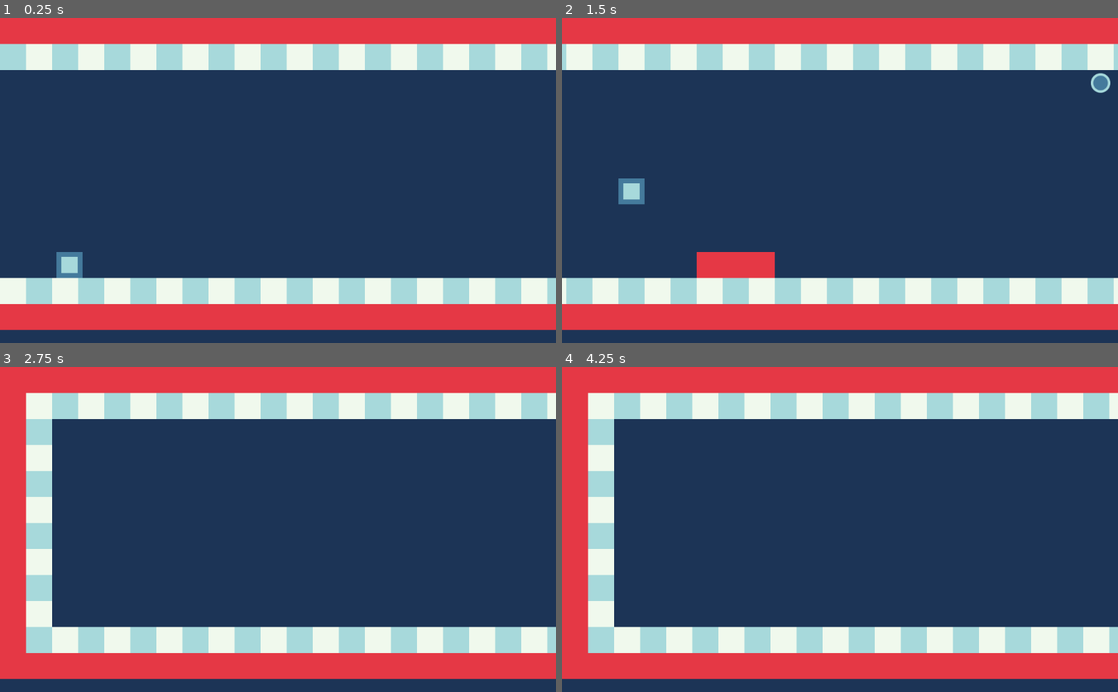
Above: before the commit, frames 1-4 (two rows, left to right).
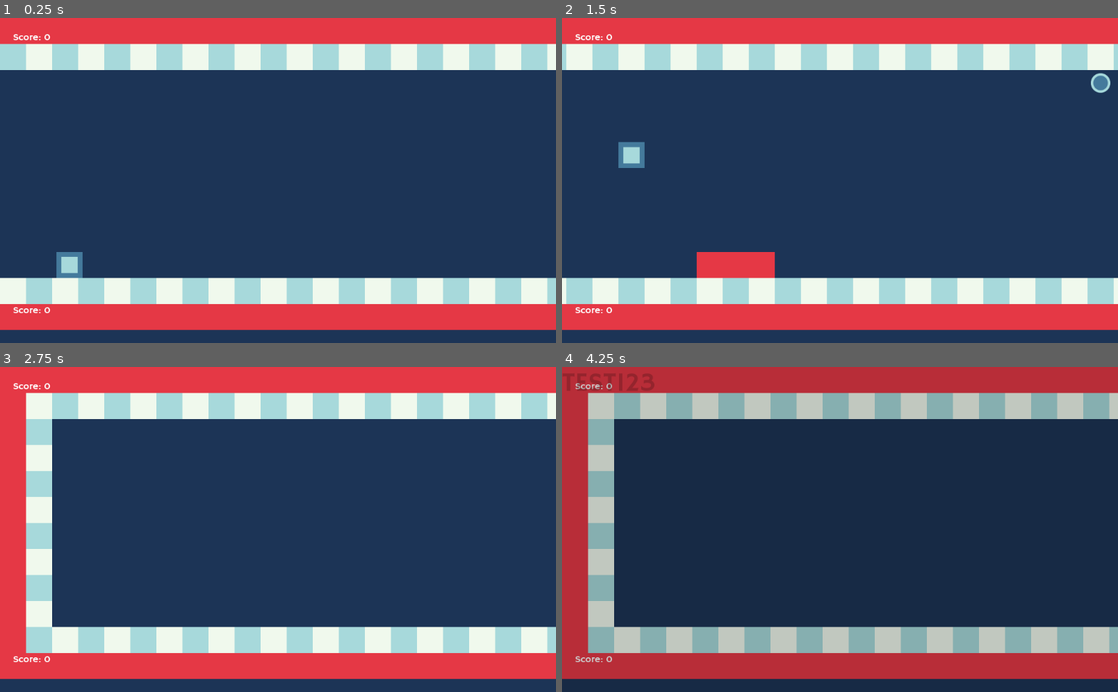
Above: after the commit, the same moments.

Repository: hardwin27/Switch-Sides
Game: Godot game, scene res://Stages/StageTutorial.tscn
Same seed, same stepped clock (60 frames per second), same inputs: the game is played once before the commit and once after it.
Inputs:
- Up to frame 1 (0.25 s): no input
- Up to frame 2 (1.5 s): hold Space (switch_sides) 0.53-1.28 s; tap Space (switch_sides) at 1.35 s
- Up to frame 3 (2.75 s): tap Enter at 2 s; hold Space (switch_sides) from 2.03 s (still down)
- Up to frame 4 (4.25 s): release Space (switch_sides) at 2.78 s; tap Space (switch_sides) at 2.85 s; tap Enter at 3.5 s; hold Space (switch_sides) from 3.53 s (still down); tap Escape (pause, bound only after the commit) at 4.15 s

The runs differ from the first frame. In frame 1, 0.1% of the frame differs, in the area x 2-9%, y 4-91%; in frame 2, 0.9%; in frame 3, 0.1%; in frame 4, 38%, in the area x 0-100%, y 0-96%.

Commit message:
Progress: add pause

Diff:
--- a/Characters/Player.gd
+++ b/Characters/Player.gd
@@ -6,8 +6,9 @@
 	is_collide_with_deadly_object()
 
 func _input(event: InputEvent) ->void:
-	if event.is_action_pressed("switch_sides") and is_on_floor() or is_on_ceiling():
-		_speed.y *= -1
+	if event.is_action_pressed("switch_sides"):
+		if is_on_floor() or is_on_ceiling():
+			_speed.y *= -1
 
 func is_collide_with_deadly_object() -> void:
 	var collision_index = get_slide_count()
--- /dev/null
+++ b/Characters/PlayerData.gd
@@ -0,0 +1,19 @@
+extends Node
+
+signal score_updated
+signal player_died
+
+var score: = 0 setget set_score
+var death_count: = 0 setget set_death_count
+
+func reset() -> void:
+	score = 0
+	death_count = 0
+
+func set_score(value: int) -> void:
+	score = value
+	emit_signal("score_updated")
+
+func set_death_count(value: int) -> void:
+	death_count = value
+	emit_signal("player_died")
--- /dev/null
+++ b/Characters/PlayerData.tscn
@@ -0,0 +1,6 @@
+[gd_scene load_steps=2 format=2]
+
+[ext_resource path="res://Characters/PlayerData.gd" type="Script" id=1]
+
+[node name="PlayerData" type="Node"]
+script = ExtResource( 1 )
--- a/Object/Coin.gd
+++ b/Object/Coin.gd
@@ -2,8 +2,11 @@
 
 onready var _animation_player: = $AnimationPlayer
 
+export var score_value: = 100
+
 func _on_Coin_body_entered(body):
 	_animation_player.play("picked")
+	PlayerData.score += score_value
 
 func _on_AnimationPlayer_animation_finished(anim_name):
 	if anim_name == "picked":
--- a/Stages/StageTutorial.tscn
+++ b/Stages/StageTutorial.tscn
@@ -6,6 +6,7 @@
 [ext_resource path="res://assets/BlueTile2.png" type="Texture" id=4]
 [ext_resource path="res://Object/Coin.tscn" type="PackedScene" id=5]
 [ext_resource path="res://Characters/Player.tscn" type="PackedScene" id=6]
+[ext_resource path="res://UserInterface/InGameUi.tscn" type="PackedScene" id=7]
 
 [sub_resource type="ConvexPolygonShape2D" id=1]
 points = PoolVector2Array( 0, 0, 48, 0, 48, 48, 0, 48 )
@@ -88,6 +89,10 @@
 "_edit_horizontal_guides_": [ 0.0, 600.0 ],
 "_edit_vertical_guides_": [ 9552.0 ]
 }
+
+[node name="Ui" type="CanvasLayer" parent="."]
+
+[node name="InGameUi" parent="Ui" instance=ExtResource( 7 )]
 
 [node name="BackgroundLayer" type="CanvasLayer" parent="."]
 layer = -100
--- /dev/null
+++ b/UserInterface/InGameUi.gd
@@ -0,0 +1,27 @@
+extends Control
+
+onready var score_label_ceiling: = $ScoreLabelCeiling
+onready var score_label_floor: = $ScoreLabelFloor
+onready var score_label_text = score_label_ceiling.text
+onready var scene_tree: = get_tree()
+onready var pause_menu: = $PauseMenu
+
+var paused: = false setget set_paused
+
+func _ready() -> void:
+	PlayerData.connect("score_updated", self, "update_screen")
+	update_screen()
+
+func _unhandled_input(event: InputEvent) ->void:
+	if event.is_action_pressed("pause"):
+		self.paused = not paused
+
+
+func update_screen() -> void:
+	score_label_ceiling.text = score_label_text % PlayerData.score
+	score_label_floor.text = score_label_text % PlayerData.score
+
+func set_paused(value: bool) -> void:
+	paused = value
+	scene_tree.paused = value
+	pause_menu.visible = value
--- /dev/null
+++ b/UserInterface/InGameUi.tscn
@@ -0,0 +1,40 @@
+[gd_scene load_steps=4 format=2]
+
+[ext_resource path="res://assets/UiTheme.tres" type="Theme" id=1]
+[ext_resource path="res://UserInterface/InGameUi.gd" type="Script" id=2]
+[ext_resource path="res://UserInterface/ScreenTitle.tscn" type="PackedScene" id=3]
+
+[node name="InGameUi" type="Control"]
+pause_mode = 2
+anchor_right = 1.0
+anchor_bottom = 1.0
+theme = ExtResource( 1 )
+script = ExtResource( 2 )
+__meta__ = {
+"_edit_use_anchors_": false
+}
+
+[node name="ScoreLabelCeiling" type="Label" parent="."]
+margin_left = 24.0
+margin_top = 24.0
+margin_right = 64.0
+margin_bottom = 48.0
+text = "Score: %s"
+
+[node name="ScoreLabelFloor" type="Label" parent="."]
+margin_left = 24.0
+margin_top = 528.0
+margin_right = 109.0
+margin_bottom = 552.0
+text = "Score: %s"
+
+[node name="PauseMenu" type="ColorRect" parent="."]
+visible = false
+modulate = Color( 0, 0, 0, 0.196078 )
+anchor_right = 1.0
+anchor_bottom = 1.0
+__meta__ = {
+"_edit_use_anchors_": false
+}
+
+[node name="PauseTitle" parent="PauseMenu" instance=ExtResource( 3 )]
--- /dev/null
+++ b/UserInterface/ScreenTitle.tscn
@@ -0,0 +1,9 @@
+[gd_scene load_steps=2 format=2]
+
+[ext_resource path="res://assets/Font/TitleFont.tres" type="DynamicFont" id=1]
+
+[node name="ScreenTitle" type="Label"]
+margin_right = 40.0
+margin_bottom = 24.0
+custom_fonts/font = ExtResource( 1 )
+text = "TEST123"
--- /dev/null
+++ b/assets/Font/TitleFont.tres
@@ -0,0 +1,7 @@
+[gd_resource type="DynamicFont" load_steps=2 format=2]
+
+[ext_resource path="res://assets/Font/HammersmithOne-Regular.ttf" type="DynamicFontData" id=1]
+
+[resource]
+size = 48
+font_data = ExtResource( 1 )
--- /dev/null
+++ b/assets/UiTheme.tres
@@ -0,0 +1,18 @@
+[gd_resource type="Theme" load_steps=3 format=2]
+
+[ext_resource path="res://assets/Font/HammersmithOne-Regular.ttf" type="DynamicFontData" id=1]
+
+[sub_resource type="DynamicFont" id=1]
+size = 18
+font_data = ExtResource( 1 )
+
+[resource]
+Label/colors/font_color = Color( 1, 1, 1, 1 )
+Label/colors/font_color_shadow = Color( 0, 0, 0, 0 )
+Label/colors/font_outline_modulate = Color( 1, 1, 1, 1 )
+Label/constants/line_spacing = 3
+Label/constants/shadow_as_outline = 0
+Label/constants/shadow_offset_x = 1
+Label/constants/shadow_offset_y = 1
+Label/fonts/font = SubResource( 1 )
+Label/styles/normal = null
--- a/project.godot
+++ b/project.godot
@@ -19,6 +19,10 @@
 run/main_scene="res://Stages/StageTutorial.tscn"
 config/icon="res://icon.png"
 
+[autoload]
+
+PlayerData="*res://Characters/PlayerData.tscn"
+
 [display]
 
 window/size/resizable=false
@@ -28,6 +32,11 @@
 switch_sides={
 "deadzone": 0.5,
 "events": [ Object(InputEventKey,"resource_local_to_scene":false,"resource_name":"","device":0,"alt":false,"shift":false,"control":false,"meta":false,"command":false,"pressed":false,"scancode":32,"unicode":0,"echo":false,"script":null)
+ ]
+}
+pause={
+"deadzone": 0.5,
+"events": [ Object(InputEventKey,"resource_local_to_scene":false,"resource_name":"","device":0,"alt":false,"shift":false,"control":false,"meta":false,"command":false,"pressed":false,"scancode":16777217,"unicode":0,"echo":false,"script":null)
  ]
 }
 
Not shown: 1 places in Stages/StageTutorial.tscn that only renumber resources
Binary file added: assets/Font/HammersmithOne-Regular.ttf
